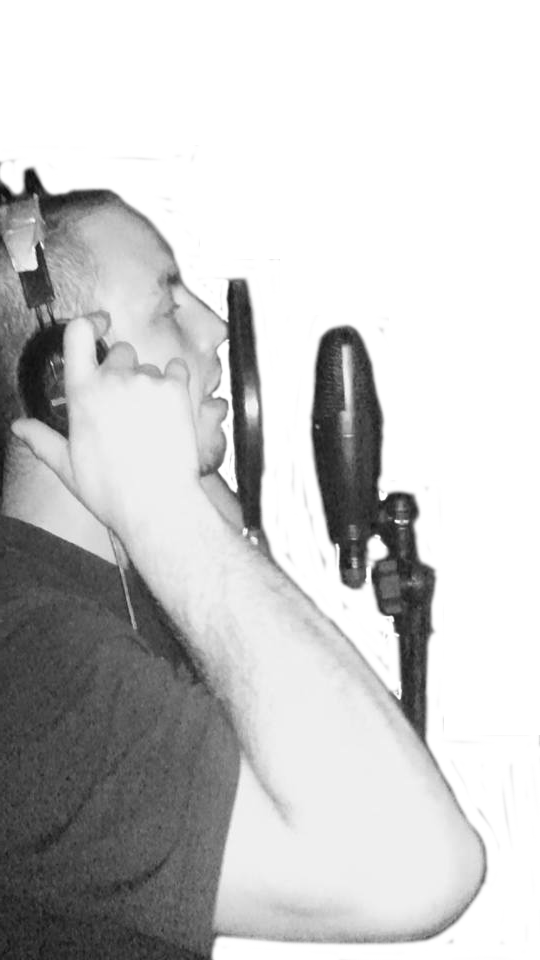
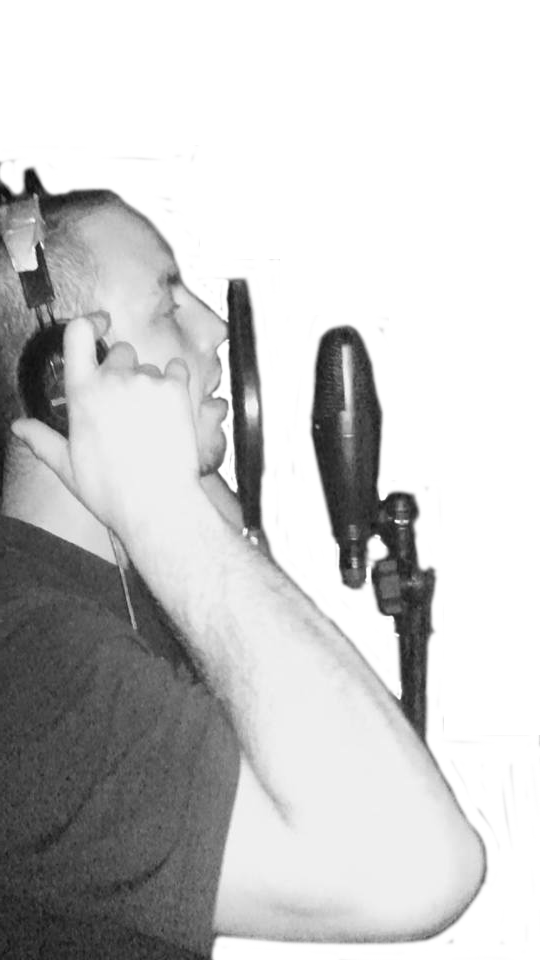
Layered file, before and after one edit (540 x 960). Changes by layer:
painted on "12189735_1054037344620305_497445880144536268_n.jpg" over [284, 411, 433, 700]
